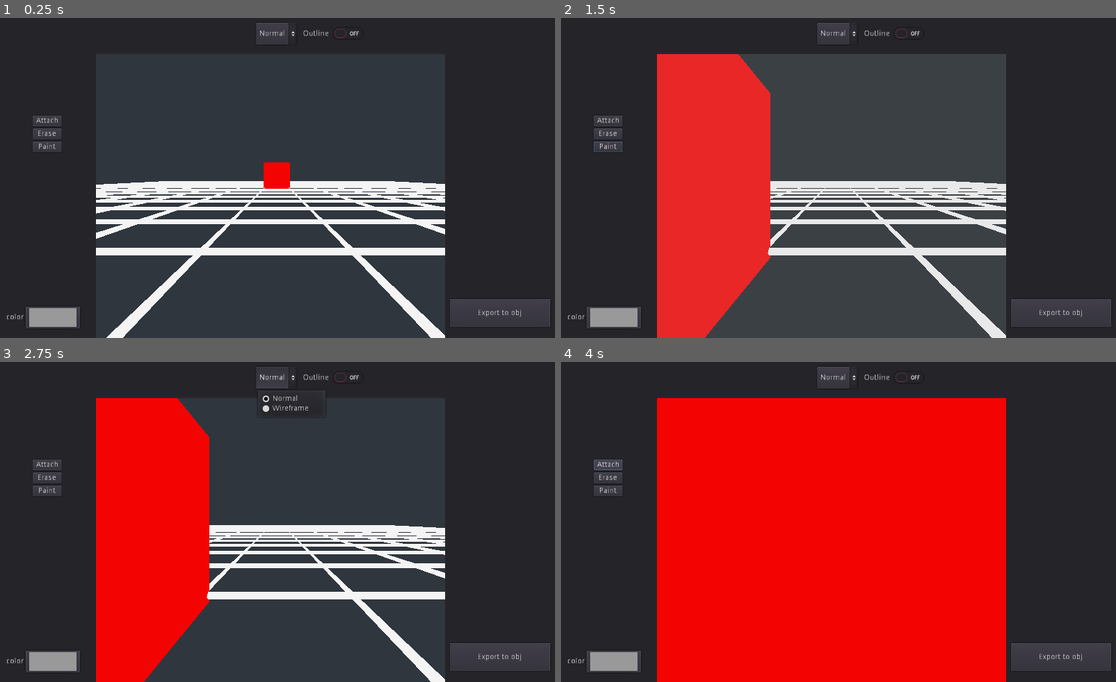
Above: before the commit, frames 1-4 (two rows, left to right).
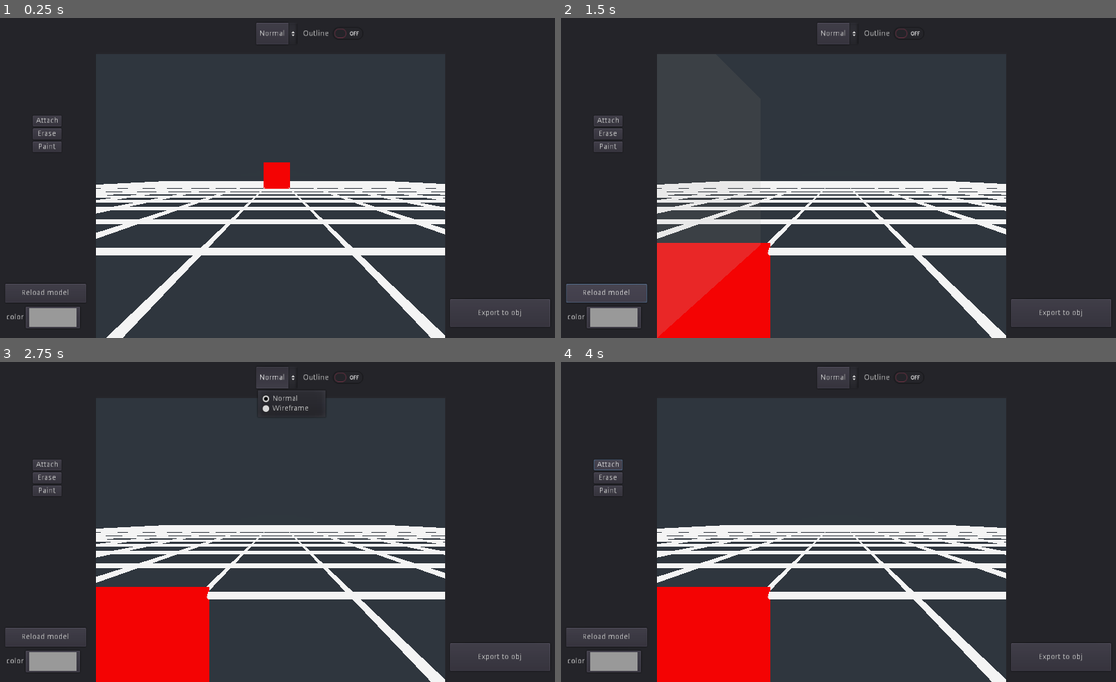
Above: after the commit, the same moments.

Repository: ZONKgit/VoxelEditorGodot
Game: Godot game, scene res://scenes/Editor.tscn
The game is run twice, just before and just after one commit, with the same random seed, the same clock (stepped at 60 frames per second) and the same inputs.
Inputs (mouse positions are in pixels of both pictures, inside the frame that each line leads up to):
- Up to frame 1 (0.25 s): no input
- Up to frame 2 (1.5 s): click "Paint" at 0.5 s; click (605, 293) at 1.25 s, where only the run after the commit has a clickable "Reload model"
- Up to frame 3 (2.75 s): click "Normal" at 2 s
- Up to frame 4 (4 s): click "Normal" at 2.75 s; click "Attach" at 3.5 s

The runs differ from the first frame. In frame 1, 0.6% of the frame differs, in the area x 1-16%, y 83-89%; in frame 2, 16%; in frame 3, 14%; in frame 4, 50%, in the area x 1-81%, y 11-100%.

Commit message:
and paint voxels

Diff:
--- a/scenes/Editor.tscn
+++ b/scenes/Editor.tscn
@@ -339,6 +339,8 @@
 use_collision = true
 script = ExtResource( 2 )
 
+[node name="CSGBox" type="CSGBox" parent="model"]
+
 [node name="GUI" type="CanvasLayer" parent="."]
 script = ExtResource( 4 )
 
@@ -397,6 +399,16 @@
 margin_right = 53.0
 margin_bottom = 68.0
 text = "Paint"
+
+[node name="reload_model_button" type="Button" parent="GUI/ui/left_panel"]
+anchor_left = 0.0670391
+anchor_top = 0.833333
+anchor_right = 0.899441
+anchor_bottom = 0.891667
+text = "Reload model"
+__meta__ = {
+"_edit_use_anchors_": true
+}
 
 [node name="right_panel" type="Panel" parent="GUI/ui"]
 anchor_left = 1.0
@@ -476,6 +488,8 @@
 [connection signal="color_changed" from="GUI/ui/left_panel/select_color_container/voxel_color_picker" to="GUI" method="_on_voxel_color_picker_color_changed"]
 [connection signal="pressed" from="GUI/ui/left_panel/brush_mode_buttons/attach_mode_button" to="GUI" method="_on_attach_mode_button_pressed"]
 [connection signal="pressed" from="GUI/ui/left_panel/brush_mode_buttons/erase_mode_button" to="GUI" method="_on_erase_mode_button_pressed"]
+[connection signal="pressed" from="GUI/ui/left_panel/brush_mode_buttons/paint_mode_button" to="GUI" method="_on_paint_mode_button_pressed"]
+[connection signal="pressed" from="GUI/ui/left_panel/reload_model_button" to="GUI" method="_on_reload_model_button_pressed"]
 [connection signal="pressed" from="GUI/ui/right_panel/export_button" to="model" method="exportcsg"]
 [connection signal="item_selected" from="GUI/ui/up_panel/buttons/selectViewMode" to="GUI" method="_on_selectViewMode_item_selected"]
 [connection signal="toggled" from="GUI/ui/up_panel/buttons/is_outline" to="GUI" method="_on_is_outline_toggled"]
--- a/scripts/Editor.gd
+++ b/scripts/Editor.gd
@@ -31,6 +31,8 @@
 						model.add_voxel(new_voxel_pos*10, voxel_color)
 					"Erase":
 						model.remove_voxel(voxel_pos*10)
+					"Paint":
+						model.paint_voxel(voxel_pos*10, voxel_color)
 
 			if cursor_position:  _emit_cursor_position(cursor_position, cursor_normal)
 		else: $cursor.translation = Vector3(0,255,0)
--- a/scripts/GUI.gd
+++ b/scripts/GUI.gd
@@ -39,3 +39,11 @@
 
 func _on_erase_mode_button_pressed():
 	editor.brush_mode = "Erase"
+
+
+func _on_paint_mode_button_pressed():
+	editor.brush_mode =  "Paint"
+
+
+func _on_reload_model_button_pressed():
+	model.update_model()
--- a/scripts/exporter.gd
+++ b/scripts/exporter.gd
@@ -25,10 +25,13 @@
 	voxel.depth = voxel_scale
 	voxel.global_translation = pos
 	# Material
+	apply_color_to_voxel(voxel, color)
+	add_child(voxel)
+func apply_color_to_voxel(voxel: CSGBox, color: Color) -> void:
+	# Material
 	var voxel_material = SpatialMaterial.new()
 	voxel_material.albedo_color = color
 	voxel.material = voxel_material
-	add_child(voxel)
 func add_voxel(pos: Vector3, color:Color):
 	prev_model = []
 	prev_model.append_array(model)
@@ -42,9 +45,17 @@
 func remove_voxel(pos: Vector3) -> void:
 	if get_voxel_in_model(pos) != null:
 		model.remove(get_voxel_in_model(pos))
-		get_voxel_in_pos(pos).queue_free()
+		get_voxel_in_tree(pos).queue_free()
 		#update_model()
-func get_voxel_in_pos(pos: Vector3):
+func paint_voxel(pos: Vector3, color: Color) -> void:
+	if get_voxel_in_model(pos) == null: return
+	var index = model[get_voxel_in_model(pos)]
+	index[3] = color.r
+	index[4] = color.g
+	index[5] = color.b
+	apply_color_to_voxel(get_voxel_in_tree(pos), color)
+
+func get_voxel_in_tree(pos: Vector3):
 	for i in get_children():
 		var i_pos = i.translation
 		if i_pos == pos*voxel_scale:
